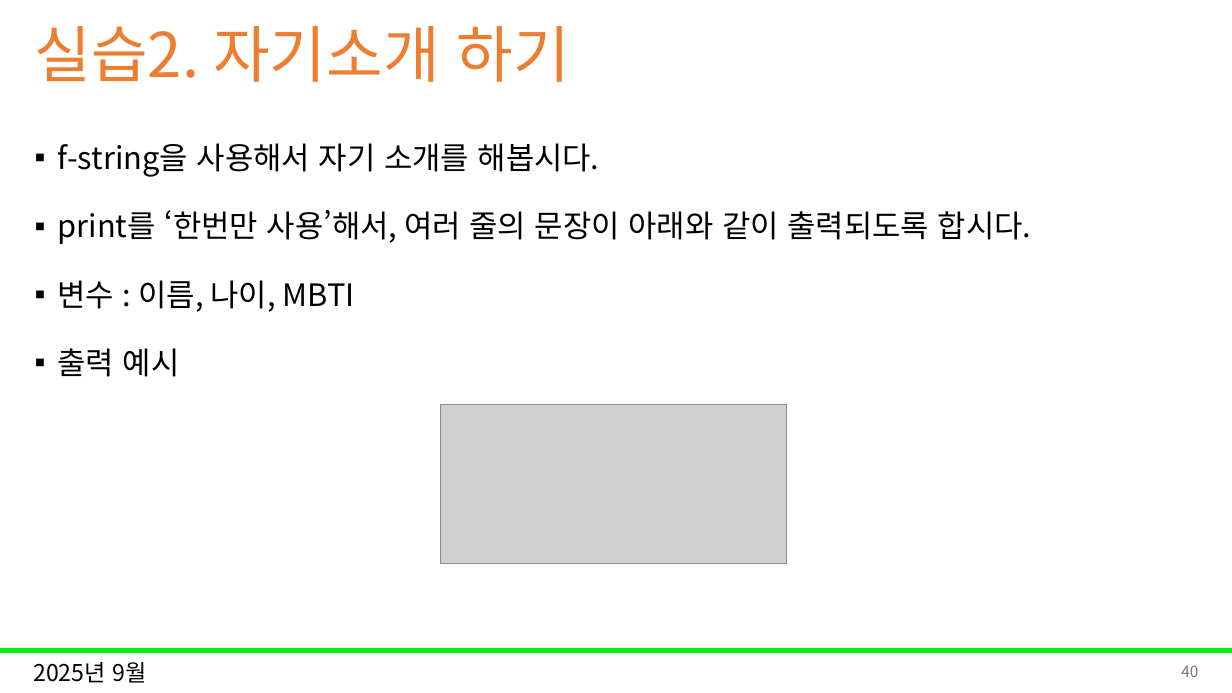
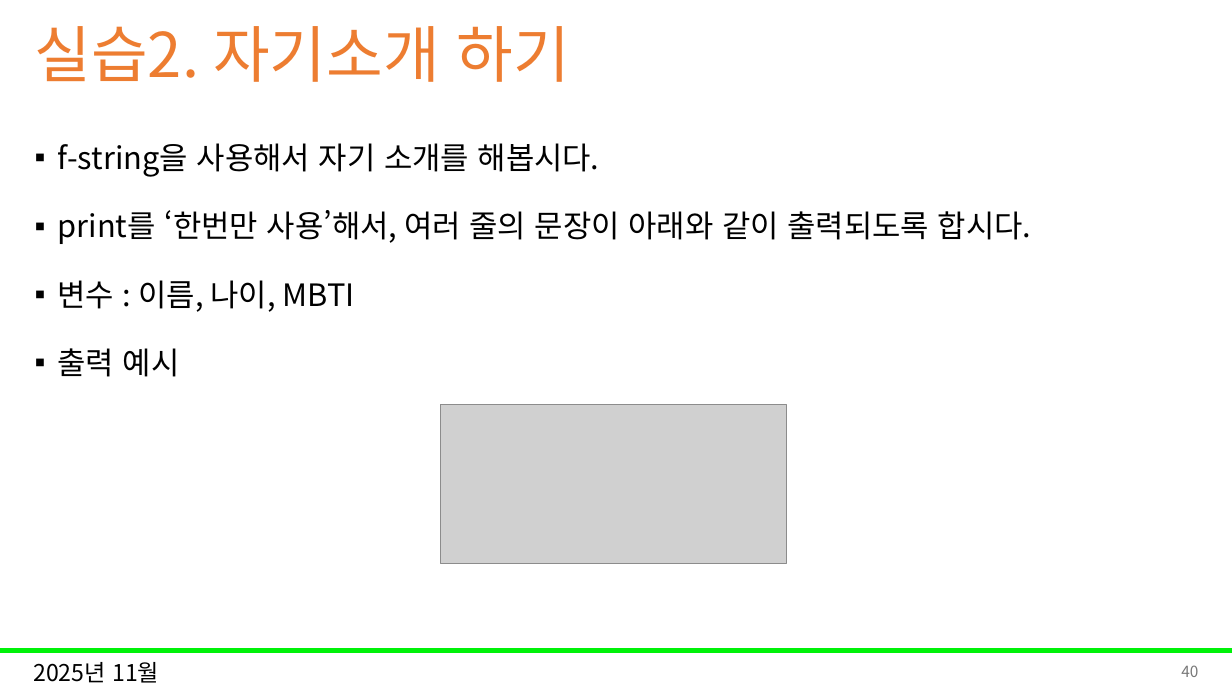
Before and after one commit to Leader-Lesson/KDT_RE_5th, a slide deck: slide 40 of material/2_Python/02_변수와자료형.pptx. Drawn at 1232x693 pixels with LibreOffice and Linux fonts; fonts in the diff are those of the drawing; grey boxes stand for pictures; background and template pictures are left out. Boxes give left, top, right and bottom in pixels: in the first picture for what was removed or moved away, otherwise in the second. Text is boxed around its words. In the diff, an @@ line names an element or a change of style, - is before the commit and + after.

```diff
--- a/material/2_Python/02_변수와자료형.pptx
+++ b/material/2_Python/02_변수와자료형.pptx
@@ text at box(33, 662, 159, 683): text changed @@
-2025년 9월
+2025년 11월
```
Also in this commit, not shown: 6 other slides changed, 39 other files.
